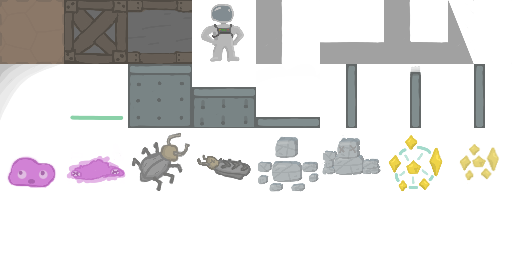
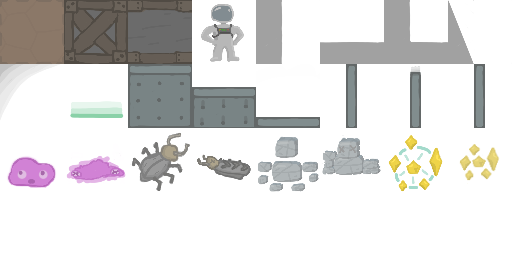
Comparing the layer stacks of the two 512×256 images. Changes:
added layer "Paint Layer 1(pasted)" above "Paint Layer 1" over [70, 101, 124, 120]
added layer "Paint Layer 1" (33%) above "Paint Layer 2" over [70, 101, 124, 120]
added layer "Paint Layer 2" (20%) above "Base Tiles" over [70, 101, 124, 120]
painted on "Base Tiles" over [70, 101, 124, 120]
